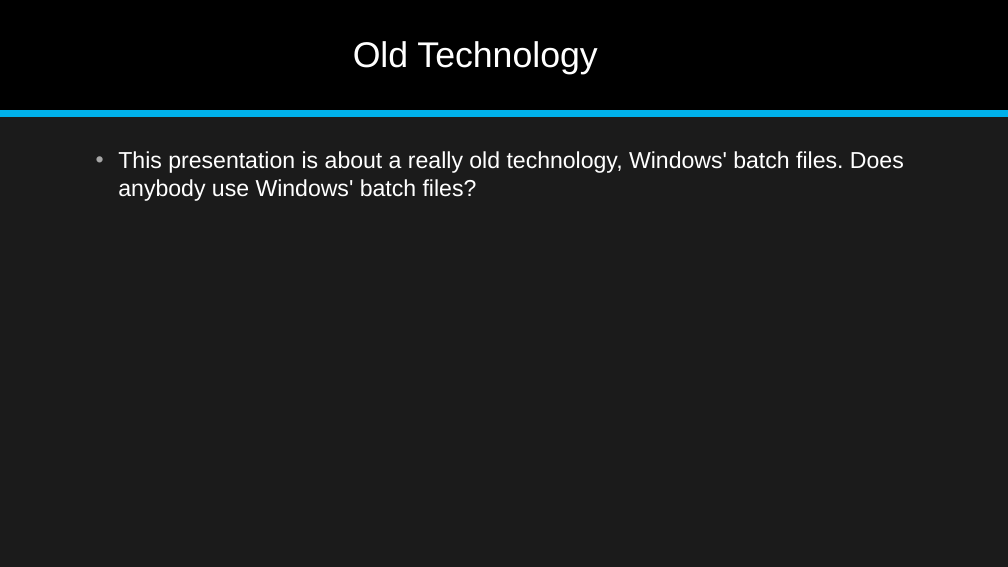
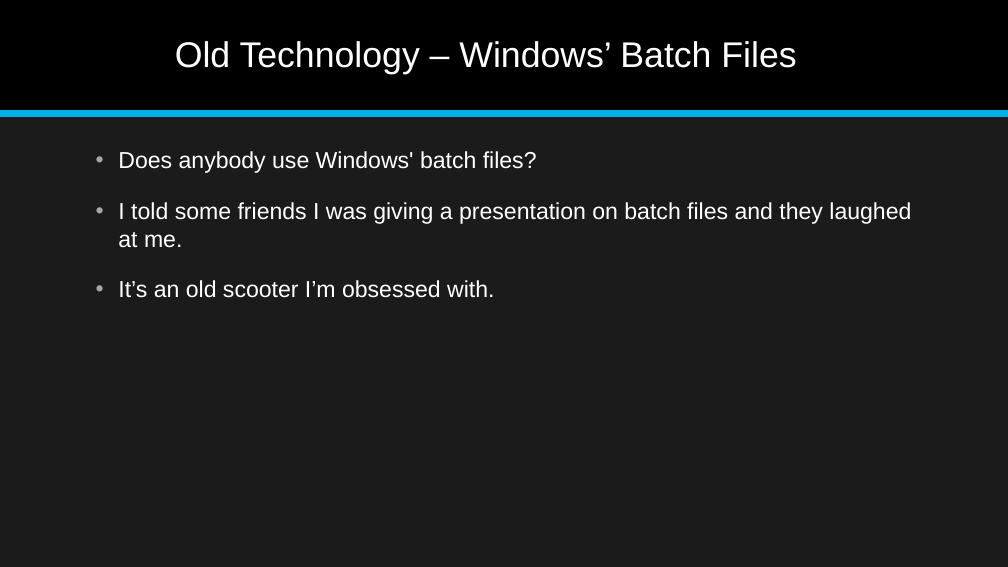
Before and after one commit to jonathan-r-jones/Composable-Batch-Files, a slide deck: slide 1 of Composable Batch File Helper.pptx. Drawn at 1008x567 pixels with LibreOffice and Linux fonts; fonts in the diff are those of the drawing. Boxes give left, top, right and bottom in pixels: in the first picture for what was removed or moved away, otherwise in the second. Text is boxed around its words. In the diff, an @@ line names an element or a change of style, - is before the commit and + after.

```diff
--- a/Composable Batch File Helper.pptx
+++ b/Composable Batch File Helper.pptx
@@ title at (175, 41, 796, 74): text changed @@
-Old Technology
+Old Technology – Windows’ Batch Files
@@ text at (118, 151, 911, 298): text changed @@
-• This presentation is about a really old technology, Windows' batch files. Does anybody use Windows' batch files?
+• Does anybody use Windows' batch files?
+• I told some friends I was giving a presentation on batch files and they laughed at me.
+• It’s an old scooter I’m obsessed with.
```
Also in this commit, not shown: 5 other slides changed, 2 slides added, 1 slide removed, 2 other files.
